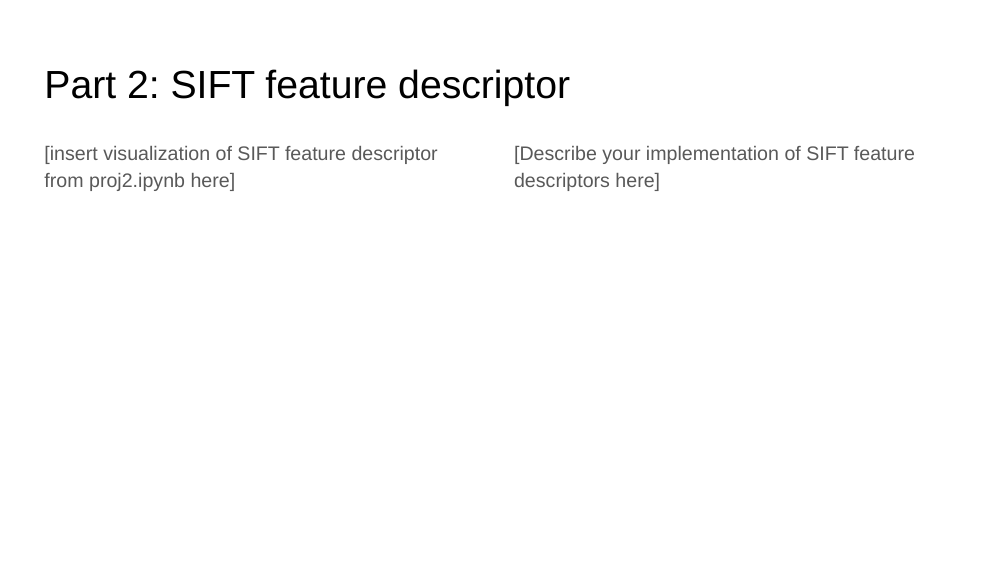
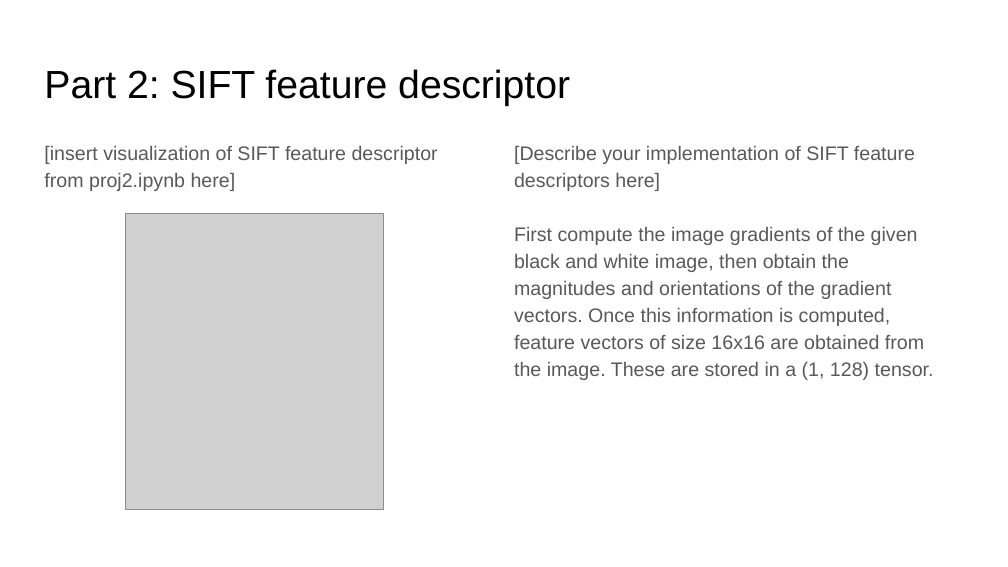
Before and after one commit to AaronLopes/vision-projs, a slide deck: slide 9 of cv_proj4_release/cv_proj4_template.pptx. Drawn at 1008x567 pixels with LibreOffice and Linux fonts; fonts in the diff are those of the drawing; grey boxes stand for pictures. Boxes give left, top, right and bottom in pixels: in the first picture for what was removed or moved away, otherwise in the second. Text is boxed around its words. In the diff, an @@ line names an element or a change of style, - is before the commit and + after.

```diff
--- a/cv_proj4_release/cv_proj4_template.pptx
+++ b/cv_proj4_release/cv_proj4_template.pptx
@@ picture added at [126, 214, 384, 509] @@
@@ text at [514, 227, 934, 380]: paragraph added @@
+First compute the image gradients of the given black and white image, then obtain the magnitudes and orientations of the gradient vectors. Once this information is computed, feature vectors of size 16x16 are obtained from the image. These are stored in a (1, 128) tensor.
```
Also in this commit, not shown: 8 other slides changed, 8 other files.
